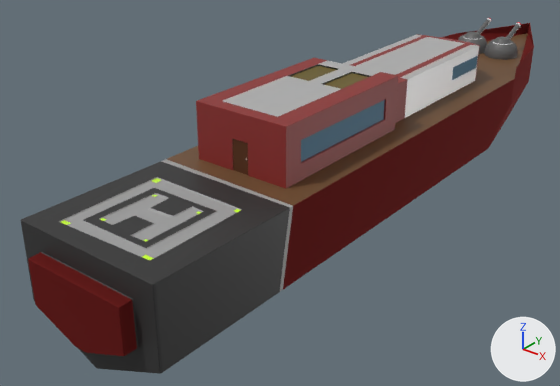
Renders of the Blender file modelajes skins/halowin/barco2x1B.blend from each side of a commit.
The view is the same before and after, from a 50 mm lens placed at (6.27, -10.04, 7.03), pointed at (-0.96, -1.0, 1.43). Every picture has the same lights, and +X, +Y and +Z are marked at lower right.

Script lines for the objects in view, before the commit:
```python
ob_barcobase = bpy.data.objects.new('barcoBase', me_cube)
ob_barcobase.location = (-0.01, -1.22, 2.27)
ob_barcobase.scale = (1.13, 4.42, 1.0)
ob_cilindro = bpy.data.objects.new('Cilindro', me_cilindro)
ob_cilindro.location = (0.28, 4.49, 3.0)
ob_cilindro.rotation_euler = (-1.173, 0.0, 0.0)  # degrees (-67, 0, 0)
ob_cilindro.scale = (0.0473, 0.0473, 0.0473)
ob_partemedia = bpy.data.objects.new('parteMedia', me_cubo_001)
ob_partemedia.location = (-0.02, 0.56, 3.71)
ob_partemedia.scale = (0.633, 1.0, 1.0)
```
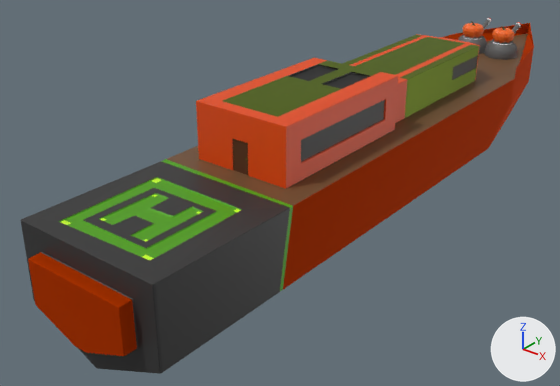
Commit message: Modelaje barco2x1B Halujin

What differs and where, as boxes (x1, y1, x2, y2) in the pictures (560 x 386 px):
'barcoBase', recoloured (red to brown)
    both: (27, 23, 534, 359)
'parteMedia', recoloured
    both: (196, 34, 480, 189)
'Pumpkin.001', added
    after: (492, 26, 514, 43)
'Pumpkin', added
    after: (463, 21, 484, 38)

The change, as a list of edits to the scene's bpy script:
```text
Add img_lowpoly_paletta_png_003:
    img_lowpoly_paletta_png_003 = load_image('LowPoly_paletta.png.003', '_unpacked/LowPoly_paletta.png', 10, 11, 'Non-Color')
Add img_lowpoly_paletta_png_002:
    img_lowpoly_paletta_png_002 = load_image('LowPoly_paletta.png.002', '_unpacked/LowPoly_paletta.png', 10, 11, 'sRGB')
Add img_lowpoly_paletta_png:
    img_lowpoly_paletta_png = load_image('LowPoly_paletta.png', '_unpacked/LowPoly_paletta.png', 10, 11, 'sRGB')
Add img_lowpoly_paletta_png_001:
    img_lowpoly_paletta_png_001 = load_image('LowPoly_paletta.png.001', '_unpacked/LowPoly_paletta.png', 10, 11, 'Non-Color')
Change mat_base:
    mat_base.base_color: (0.27, 0.0262, 0.0242) -> (0.799, 0.0666, 0.0)  # red #8e2d2b -> orange #e74900
Change mat_blanco_001:
    mat_blanco_001.base_color: (0.8, 0.8, 0.8) -> (0.136, 0.213, 0.000606)  # white #e7e7e7 -> green #677f02
Change mat_amarillo_001:
    mat_amarillo_001.base_color: (0.141, 0.103, 0.0114) -> (0.0, 0.0, 0.0)  # brown #695a1c -> black #000000
Change mat_celeste:
    mat_celeste.base_color: (0.0, 0.116, 0.216) -> (0.0, 0.0, 0.0)  # cyan #006080 -> black #000000
Change mat_base_1:
    mat_base_1.base_color: (0.272, 0.0262, 0.0244) -> (0.799, 0.0666, 0.0)  # red #8e2d2b -> orange #e74900
Change mat_parteinferior:
    mat_parteinferior.base_color: (0.351, 0.351, 0.351) -> (0.0773, 0.351, 0.0)  # grey #a0a0a0 -> green #4fa000
Add mat_lowpoly_001:
    mat_lowpoly_001 = bpy.data.materials.new('LowPoly.001')
    # uses the picture img_lowpoly_paletta_png_002
    # uses the picture img_lowpoly_paletta_png_003
Add mat_lowpoly:
    mat_lowpoly = bpy.data.materials.new('LowPoly')
    # uses the picture img_lowpoly_paletta_png
    # uses the picture img_lowpoly_paletta_png_001
Add me_cylinder_002:
    me_cylinder_002.from_pydata(...)  # 681 vertices, 643 faces; spans x -0.309..0.302, y -0.307..0.31, z 0.001..0.442
    me_cylinder_002.materials.append(mat_lowpoly_001)
Add me_cylinder_001:
    me_cylinder_001.from_pydata(...)  # 681 vertices, 643 faces; spans x -0.309..0.302, y -0.307..0.31, z 0.001..0.442
    me_cylinder_001.materials.append(mat_lowpoly)
Add ob_pumpkin_001:
    ob_pumpkin_001 = bpy.data.objects.new('Pumpkin.001', me_cylinder_002)
    ob_pumpkin_001.location = (0.27, 4.48, 3.03)
    ob_pumpkin_001.scale = (0.683, 0.683, 0.683)
Add ob_pumpkin:
    ob_pumpkin = bpy.data.objects.new('Pumpkin', me_cylinder_001)
    ob_pumpkin.location = (-0.37, 4.48, 3.03)
    ob_pumpkin.scale = (0.683, 0.683, 0.683)
```
